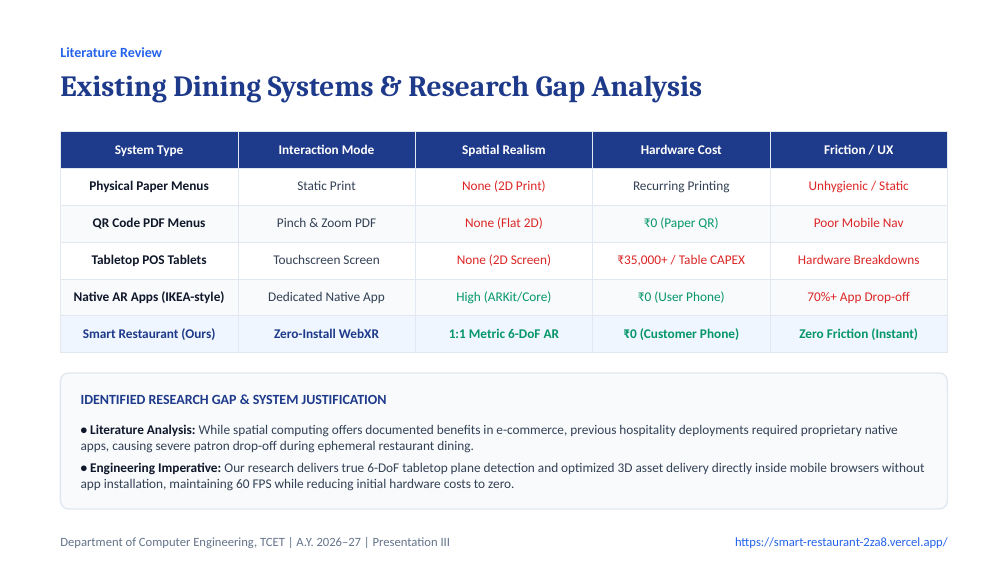
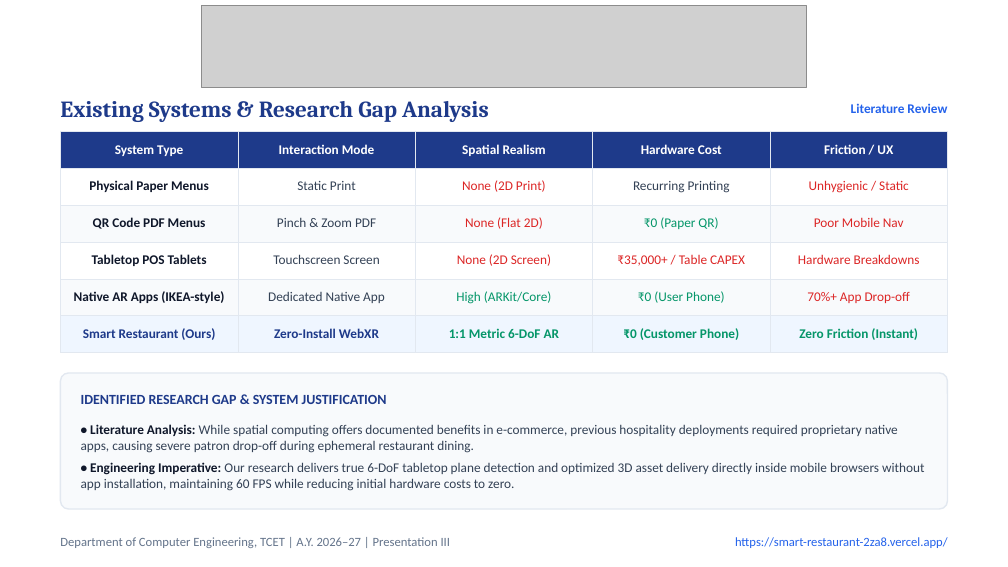
Before and after one commit to MANAV0060/Smart-Restaurant, a slide deck: slide 5 of Smart_Restaurant_Presentation_III.pptx. Drawn at 1008x567 pixels with LibreOffice and Linux fonts; fonts in the diff are those of the drawing; grey boxes stand for pictures. Boxes give left, top, right and bottom in pixels: in the first picture for what was removed or moved away, otherwise in the second. Text is boxed around its words. In the diff, an @@ line names an element or a change of style, - is before the commit and + after.

```diff
--- a/Smart_Restaurant_Presentation_III.pptx
+++ b/Smart_Restaurant_Presentation_III.pptx
@@ picture added at (202, 5, 806, 88) @@
@@ text at (60, 101, 489, 122): text changed; size 21 to 16.5 pt @@
-Existing Dining Systems & Research Gap Analysis
+Existing Systems & Research Gap Analysis
@@ text "Literature Review": place and size @@
-text "Literature Review" at (60, 47, 162, 57)
+text "Literature Review" at (851, 103, 947, 113)
@@ text "Literature Review" at (851, 103, 947, 113): size 10 to 9.5 pt; alignment left to right @@
```
Also in this commit, not shown: 19 other slides changed, 2 other files.
